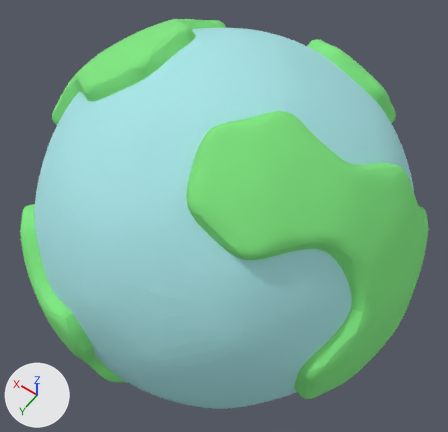
The glTF model assets/models/bodies/planets/earth/Earth.glb: old version first, new version second.
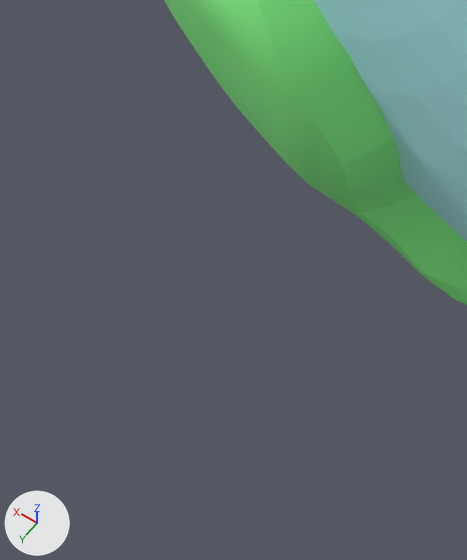
Old and new are each drawn whole from a camera (50 mm lens) standing at (-124.0, 173.0, 273.0) and looking at (-2.0, 3.0, 6.0) and again close up on the part from 3% to 24% of the width and 74% to 100% of the height. Every picture has the same lights, and +X, +Y and +Z are marked at lower left.

Names of what the first close-up shows: 'Earth', 'Water'.
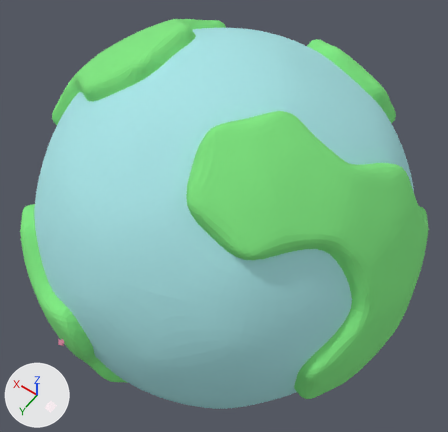
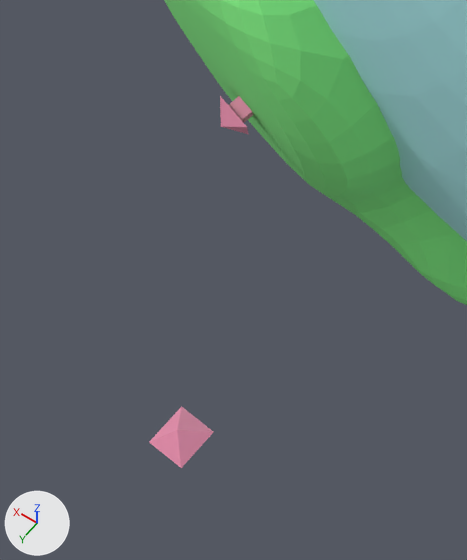
Boxes [x1, y1, x2, y2] around the edits, measured in the close-ups (467 x 560 px):
'House', added: after [149, 406, 213, 468]
'House1', added: after [220, 96, 253, 134]

Patch to the scene script:
```diff
--- a/assets/models/bodies/planets/earth/Earth.glb.py
+++ b/assets/models/bodies/planets/earth/Earth.glb.py
@@ mat_material @@
+mat_material = principled_material('Material')
+mat_material.base_color = (0.8, 0.268, 0.413)  # pink #e78dac
@@ me_house @@
+me_house.from_pydata([(-1.0, -1.0, 0.0), (1.0, -1.0, 0.0), (-1.0, 1.0, 0.0), (1.0, 1.0, 0.0), (-1.0, 1.0, 1.37), (-1.0, -1.0, 1.37), (1.0, -1.0, 1.37), (1.0, 1.0, 1.37), (-2.02, 2.02, 1.37), (-2.02, -2.02, 1.37), (2.02, -2.02, 1.37), (2.02, 2.02, 1.37), (0.0, 0.0, 3.03)], [], [(0, 2, 3), (0, 3, 1), (7, 4, 8), (7, 8, 11), (2, 0, 5), (2, 5, 4), (3, 2, 4), (3, 4, 7), (0, 1, 6), (0, 6, 5), (1, 3, 7), (1, 7, 6), (10, 11, 12), (5, 6, 10), (5, 10, 9), (6, 7, 11), (6, 11, 10), (4, 5, 9), (4, 9, 8), (8, 9, 12), (11, 8, 12), (9, 10, 12)])
+me_house.materials.append(mat_material)  # pink #e78dac
@@ ob_house1 @@
+ob_house1 = bpy.data.objects.new('House1', me_house)
+ob_house1.location = (20.5, 105.8, -2.9)
+ob_house1.rotation_euler = (-1.63, -0.335, -0.147)  # degrees (-93, -19, -8.4)
@@ ob_house @@
+ob_house = bpy.data.objects.new('House', me_house)
+ob_house.location = (0.0, 133.5, 0.0)
```
